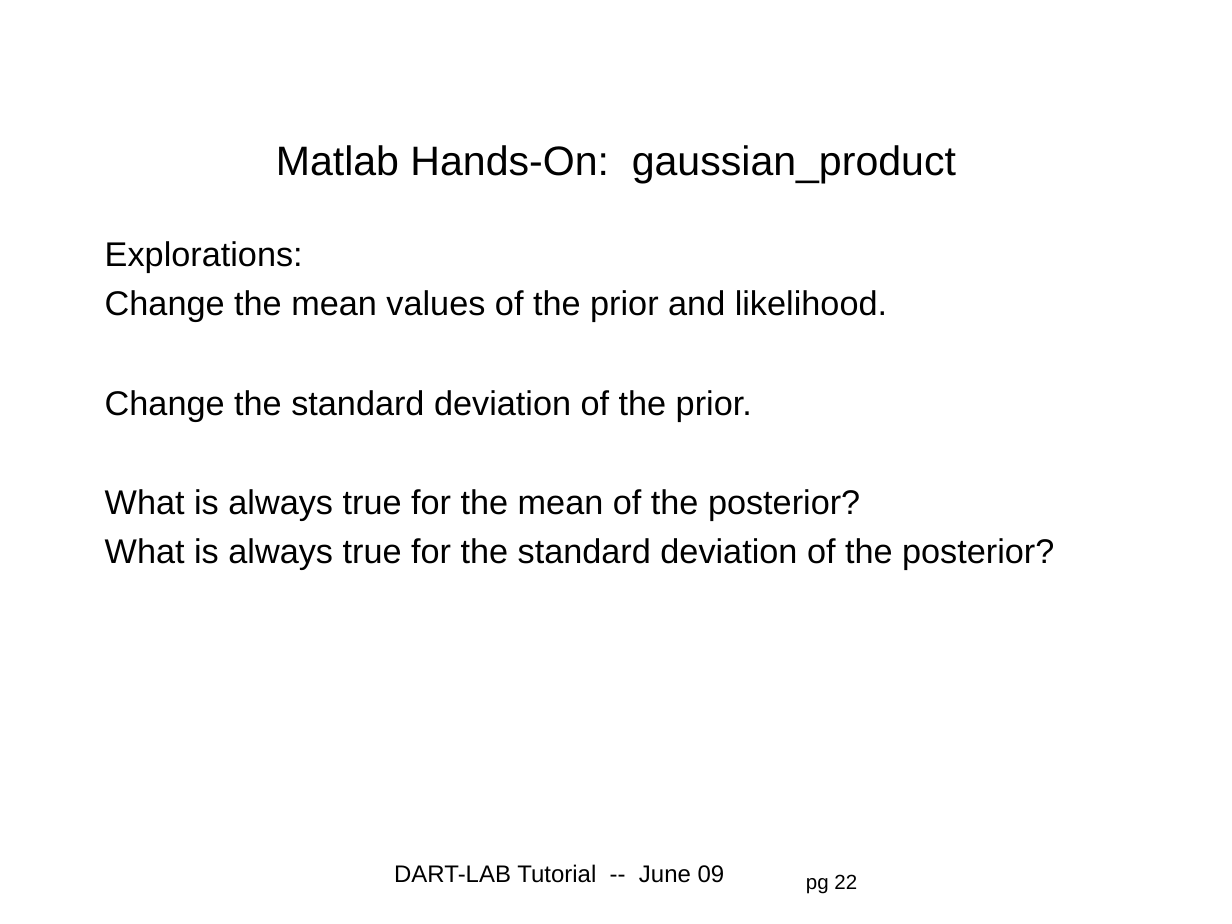
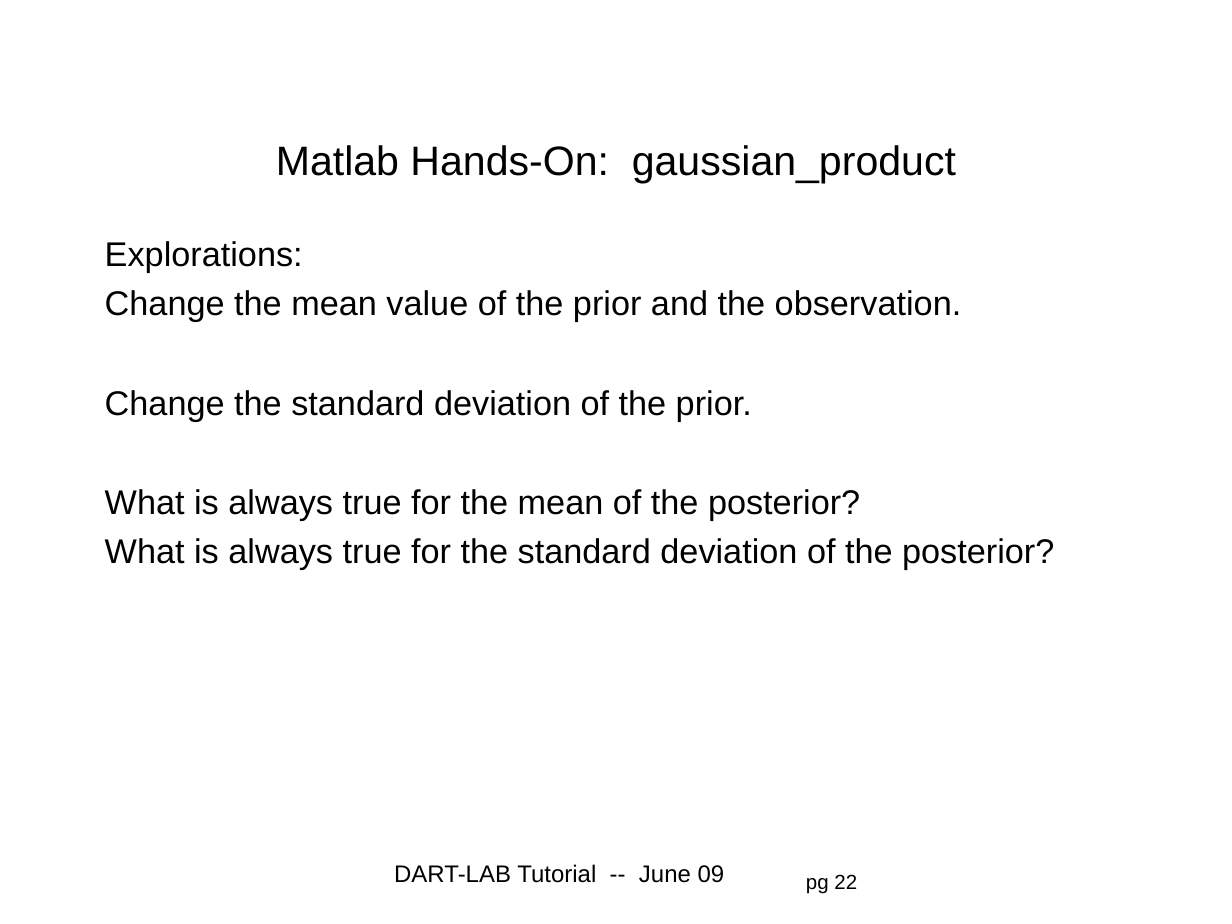
Before and after one commit to jhendric/DART, a slide deck: slide 22 of DART_LAB/presentation/DART_section1.ppt. Drawn at 1232x924 pixels with LibreOffice and Linux fonts; fonts in the diff are those of the drawing; background and template pictures are left out. Boxes give left, top, right and bottom in pixels: in the first picture for what was removed or moved away, otherwise in the second. Text is boxed around its words. In the diff, an @@ line names an element or a change of style, - is before the commit and + after.

```diff
--- a/DART_LAB/presentation/DART_section1.ppt
+++ b/DART_LAB/presentation/DART_section1.ppt
@@ text at (105, 290, 962, 322): text changed @@
-Change the mean values of the prior and likelihood.
+Change the mean value of the prior and the observation.
```
Also in this commit, not shown: 5 other slides changed, 3 slides removed, 12 other files.
